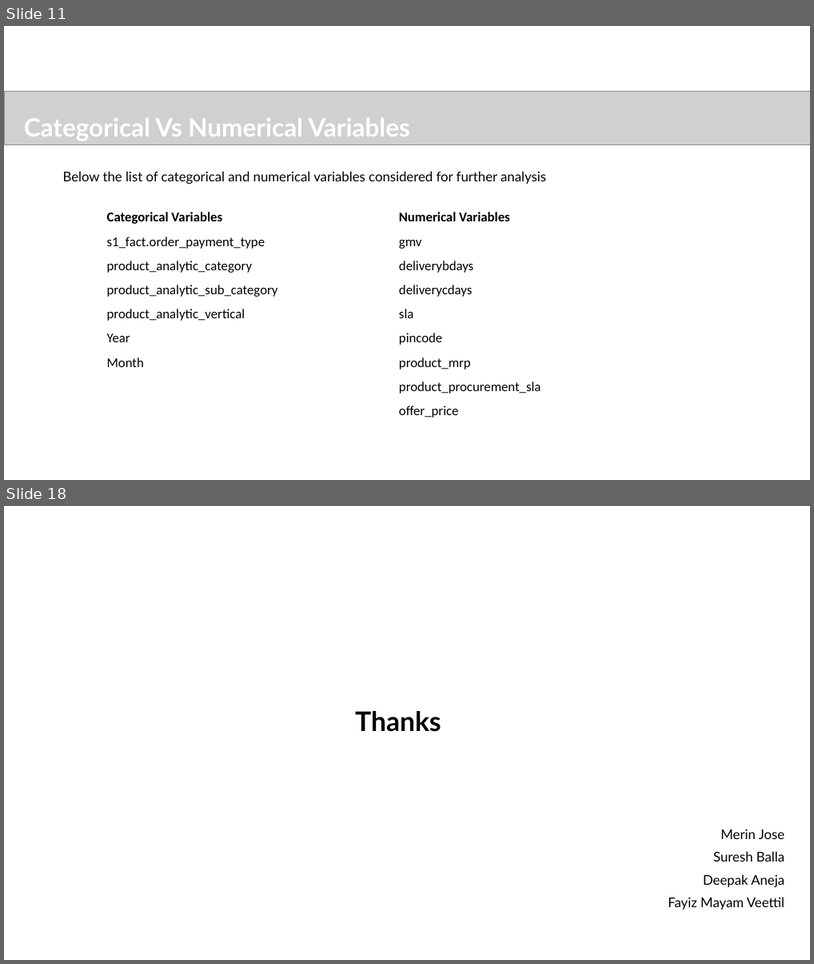
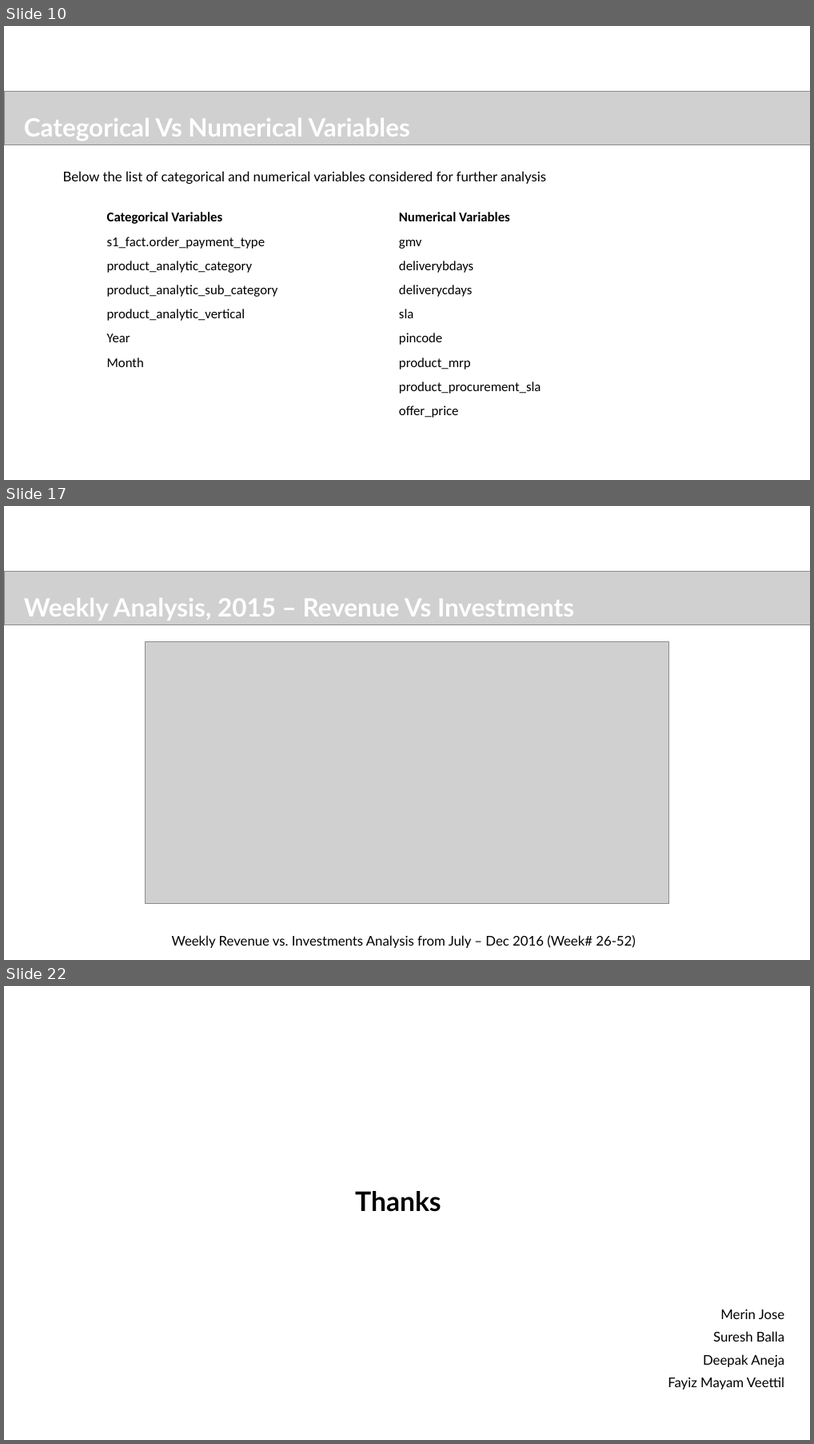
Before and after one commit to sureshballa/data-science-projects, a slide deck: Capstone Project/Ecommerce_Capstone_Project.pptx. Shown one above the other, each under a label of ours: slides 11 and 18 before the commit, slides 10, 17 and 22 after it; the slides between them are not shown. The pictures are 814x964 and 814x1444 pixels, drawn with LibreOffice and Linux fonts; fonts in the diff are those of the drawing; grey boxes stand for pictures; background and template pictures are left out. Boxes give left, top, right and bottom in pixels: in the first picture for what was removed or moved away, otherwise in the second. Text is boxed around its words. In the diff, an @@ line names an element or a change of style, - is before the commit and + after.

```diff
--- a/Capstone Project/Ecommerce_Capstone_Project.pptx
+++ b/Capstone Project/Ecommerce_Capstone_Project.pptx
@@ slide 17 added at (4, 506, 810, 960), background #FFFFFF @@
@@ picture added at (4, 572, 810, 624) @@
@@ text added at (24, 598, 574, 620), 30 pt, text #FFFFFF, bold @@
+Weekly Analysis, 2015 – Revenue Vs Investments
@@ picture added at (145, 641, 670, 904) @@
@@ text added at (172, 935, 636, 948), 16 pt, text #000000 @@
+Weekly Revenue vs. Investments Analysis from July – Dec 2016 (Week# 26-52)
@@ what was slide 11 is now slide 10 @@
@@ what was slide 18 is now slide 22 @@
```
Also in this commit, not shown: 10 slides changed, 5 other slides added, 2 slides removed.
